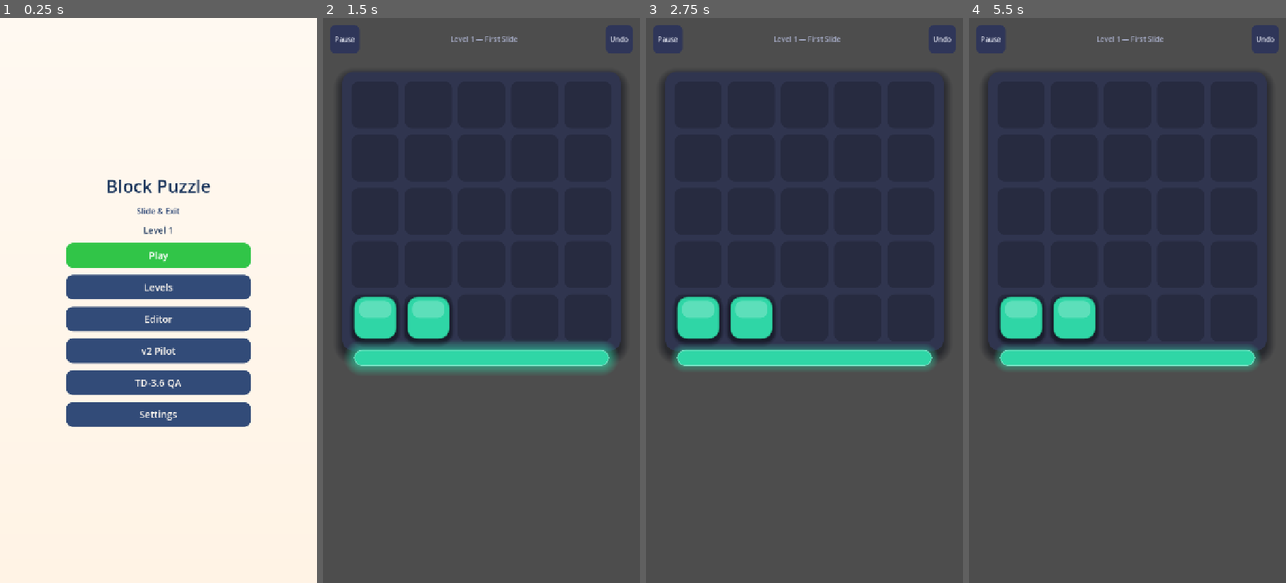
Above: before the commit, frames 1-4 (left to right).
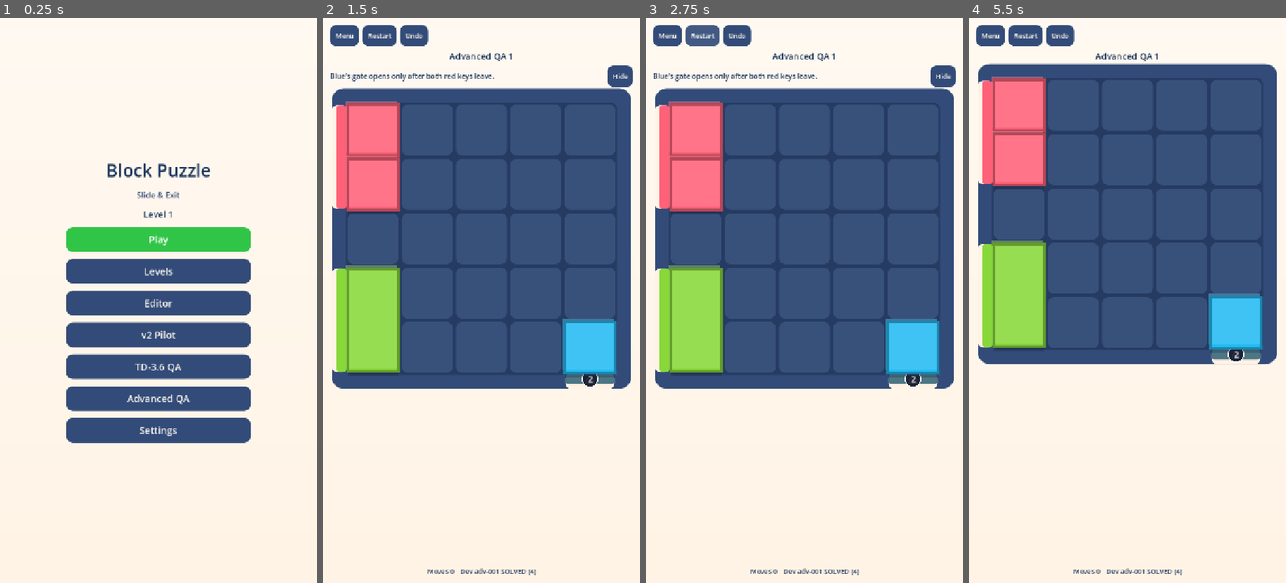
Above: after the commit, the same moments.

Repository: CylendraPlatform/Block_Puzzle_Game
Game: Godot game, scene res://scenes/MainMenu.tscn
Two runs of this game, one before a commit and one after it. Both use one fixed random seed, a clock stepped at 60 frames per second and the inputs below.
Inputs (mouse positions are in pixels of both pictures, inside the frame that each line leads up to):
- Up to frame 1 (0.25 s): no input
- Up to frame 2 (1.5 s): click (481, 396) at 0.5 s, where only the run after the commit has a clickable "Advanced QA"; click (481, 255) at 1.25 s, where only the run before the commit has a clickable "Play"
- Up to frame 3 (2.75 s): click (703, 34) at 2 s, where only the run after the commit has a clickable "Restart"
- Up to frame 4 (5.5 s): click (1026, 34) at 2.75 s, where only the run after the commit has a clickable "Restart"; click (1026, 34) at 3.5 s, where only the run after the commit has a clickable "Restart"; click "Undo" at 4.25 s; click (1266, 74) at 5 s, where only the run after the commit has a clickable "Hide"

The runs differ from the first frame. In frame 1, 14% of the frame differs, in the area x 20-80%, y 25-76%; in frame 2, 98%, in the area x 0-100%, y 0-100%; in frame 3, 98%; in frame 4, 97%.

Commit message:
feat(view): M1.2-D — dedicated Advanced QA entry (separate from campaign)
A clearly-marked "Advanced QA" menu entry (dev-gated) loads the advanced-mechanic levels
(levels_v2/benchmark_advanced) in a QA screen that reuses the pilot player UI but writes no
progress, keeping it separate from the production campaign.

- advanced_catalog.gd: lists levels_v2/benchmark_advanced; no save.
- advanced_qa.gd: extends PilotGame, overrides the level source/save/title hooks.
- scenes/AdvancedQa.tscn + main_menu "Advanced QA" button -> this screen.
- test_m1_2_view: compile-smoke for PilotGame/AdvancedQA and that the catalog lists 3 levels.

Verified headless: test_m1_2_view 8/8 PASS; test_v2_pilot green; advanced benchmarks
unchanged. No PRs merged.

Co-Authored-By: Claude Opus 4.8 <noreply@anthropic.com>
Co-authored-by: acesse7701 <acesse7701@users.noreply.github.com>

Diff:
--- /dev/null
+++ b/scenes/AdvancedQa.tscn
@@ -0,0 +1,10 @@
+[gd_scene load_steps=2 format=3]
+
+[ext_resource type="Script" path="res://scripts/game/advanced_qa.gd" id="1_advqa"]
+
+[node name="AdvancedQa" type="Control"]
+layout_mode = 3
+anchors_preset = 15
+anchor_right = 1.0
+anchor_bottom = 1.0
+script = ExtResource("1_advqa")
--- /dev/null
+++ b/scripts/game/advanced_catalog.gd
@@ -0,0 +1,27 @@
+class_name AdvancedCatalog
+extends RefCounted
+## Advanced-mechanic QA levels under levels_v2/benchmark_advanced (counter gates,
+## hidden+blocker, color-switching). Separate from the production campaign; writes no save.
+
+const DIR := "res://levels_v2/benchmark_advanced"
+
+static func list_paths() -> Array[String]:
+	var out: Array[String] = []
+	var folder := DirAccess.open(DIR)
+	if folder:
+		folder.list_dir_begin()
+		var name := folder.get_next()
+		while name != "":
+			if name.ends_with(".json"):
+				out.append(DIR + "/" + name)
+			name = folder.get_next()
+		folder.list_dir_end()
+	out.sort()
+	return out
+
+static func read_definition(path: String) -> Dictionary:
+	var text := FileAccess.get_file_as_string(path)
+	var parsed: Variant = JSON.parse_string(text)
+	if typeof(parsed) != TYPE_DICTIONARY:
+		return {}
+	return parsed
--- /dev/null
+++ b/scripts/game/advanced_qa.gd
@@ -0,0 +1,18 @@
+extends PilotGame
+## Dedicated QA screen for the advanced-mechanic levels. Reuses the pilot player UI but
+## loads AdvancedCatalog and writes no progress, so it stays separate from the campaign.
+
+func _level_paths() -> Array[String]:
+	return AdvancedCatalog.list_paths()
+
+func _read_level(path: String) -> Dictionary:
+	return AdvancedCatalog.read_definition(path)
+
+func _saved_index() -> int:
+	return 0
+
+func _save_index(_index: int) -> void:
+	pass
+
+func _screen_title(index: int) -> String:
+	return "Advanced QA %d" % (index + 1)
--- a/scripts/ui/main_menu.gd
+++ b/scripts/ui/main_menu.gd
@@ -44,6 +44,9 @@
 		var td36 := UIKit.button("TD-3.6 QA", _on_td36)
 		TD35Theme.style_button(td36, false)
 		column.add_child(td36)
+		var advanced := UIKit.button("Advanced QA", _on_advanced)
+		TD35Theme.style_button(advanced, false)
+		column.add_child(advanced)
 	var settings := UIKit.button("Settings", _on_settings)
 	TD35Theme.style_button(settings, false)
 	column.add_child(settings)
@@ -64,5 +67,8 @@
 func _on_td36() -> void:
 	get_tree().change_scene_to_file("res://scenes/Td36Qa.tscn")
 
+func _on_advanced() -> void:
+	get_tree().change_scene_to_file("res://scenes/AdvancedQa.tscn")
+
 func _on_settings() -> void:
 	get_tree().change_scene_to_file("res://scenes/SettingsScreen.tscn")
--- a/test/test_m1_2_view.gd
+++ b/test/test_m1_2_view.gd
@@ -45,5 +45,12 @@
 	_ok(view._piece_at(Vector2i(2, 2)) == "green", "revealed piece becomes grabbable")
 
 	view.queue_free()
+
+	# Compile-smoke the QA screen scripts + catalog (headless can't render, but this catches
+	# syntax/contract errors) and confirm the advanced QA catalog is campaign-separate.
+	_ok(load("res://scripts/game/pilot_game.gd") != null, "PilotGame compiles")
+	_ok(load("res://scripts/game/advanced_qa.gd") != null, "AdvancedQA compiles")
+	_ok(AdvancedCatalog.list_paths().size() == 3, "advanced QA catalog lists the 3 advanced levels")
+
 	print("== done: %d failure(s) ==" % _fails)
 	quit(_fails)
